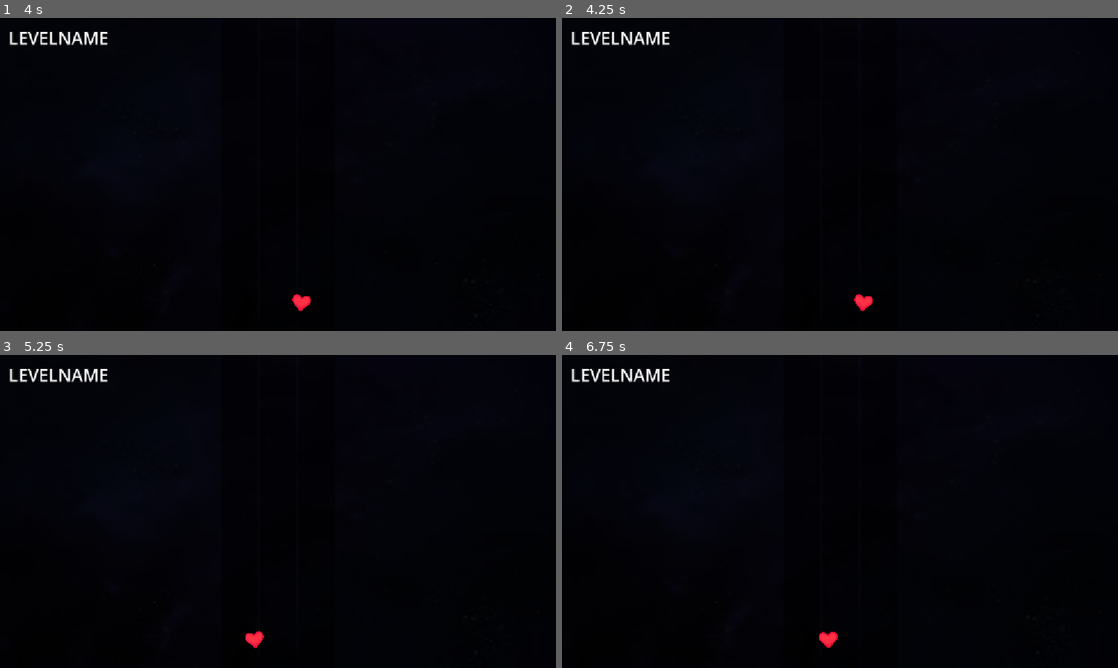
Above: before the commit, frames 1-4 (two rows, left to right).
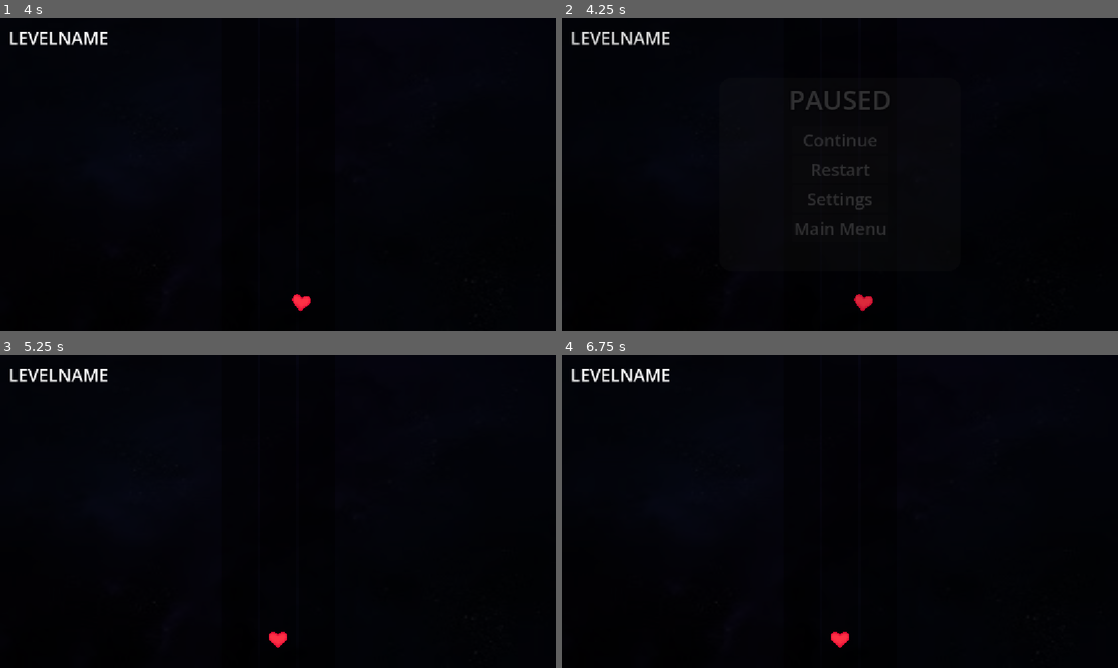
Above: after the commit, the same moments.

Repository: YugoJr/Prototype
Game: Godot game, scene res://scenes/main_scene.tscn
Same seed, same stepped clock (60 frames per second), same inputs: the game is played once before the commit and once after it. Sound files missing from this copy of the repository are replaced by a short silence.
Inputs (mouse positions are in pixels of both pictures, inside the frame that each line leads up to):
- Up to frame 1 (4 s): tap Enter at 0.5, 2, 3.5 s; move the mouse to (400, 158) at 0.52 s; tap C (noteC) at 0.6 s; tap Space at 1.25, 2.75 s; move the mouse to (166, 190) at 1.27 s; hold Shift (shiftLEFT) 1.28-2.03 s; tap D (noteD) at 1.35 s; move the mouse to (333, 105) at 2.02 s; tap E (noteE) at 2.1 s; move the mouse to (250, 237) at 2.77 s; tap F (noteF) at 2.85 s; move the mouse to (444, 221) at 3.52 s; hold Shift (shiftLEFT) from 3.53 s (still down); tap I (noteI) at 3.6 s
- Up to frame 2 (4.25 s): keep holding Shift (shiftLEFT); tap Escape (escape) at 4.15 s
- Up to frame 3 (5.25 s): release Shift (shiftLEFT) at 4.25 s; click (278, 505) at 4.25 s, where only the run after the commit has a clickable "Restart"; tap Space at 5 s; move the mouse to (111, 464) at 5.02 s; hold Shift (shiftLEFT) from 5.03 s (still down); tap J (noteJ) at 5.1 s
- Up to frame 4 (6.75 s): move the mouse to (867, 511) at 5.77 s; tap K (noteK) at 5.85 s; move the mouse to (756, 433) at 6.52 s; release Shift (shiftLEFT) at 6.53 s; tap M (noteM) at 6.6 s

Frame 1 is identical in both runs. In frame 2, 1.5% of the frame differs, in the area x 1-59%, y 4-94%; in frame 3, 0.2%; in frame 4, 0.2%.
Error before the commit: Cannot call method 'set_trans' on a null value. (res://scenes/main_scene.gd:11)

Commit message:
added pause

Diff:
--- a/project.godot
+++ b/project.godot
@@ -19,6 +19,7 @@
 [autoload]
 
 global="*uid://cig7shvqnd7hl"
+Fade="uid://dwy5ihqyhtcfv"
 
 [display]
 
@@ -102,6 +103,11 @@
 "events": [Object(InputEventKey,"resource_local_to_scene":false,"resource_name":"","device":-1,"window_id":0,"alt_press …(195 unchanged characters)…
 ]
 }
+restart={
+"deadzone": 0.2,
+"events": [Object(InputEventKey,"resource_local_to_scene":false,"resource_name":"","device":-1,"window_id":0,"alt_pressed":false,"shift_pressed":false,"ctrl_pressed":false,"meta_pressed":false,"pressed":false,"keycode":0,"physical_keycode":96,"key_label":0,"unicode":96,"location":0,"echo":false,"script":null)
+]
+}
 
 [physics]
 
--- /dev/null
+++ b/scenes/fade.tscn
@@ -0,0 +1,26 @@
+[gd_scene format=3 uid="uid://dwy5ihqyhtcfv"]
+
+[sub_resource type="StyleBoxFlat" id="StyleBoxFlat_gv43q"]
+bg_color = Color(0, 0, 0, 1)
+
+[node name="fade" type="Control" unique_id=20099342]
+process_mode = 3
+process_priority = 1
+process_physics_priority = 1
+visible = false
+layout_mode = 3
+anchors_preset = 15
+anchor_right = 1.0
+anchor_bottom = 1.0
+grow_horizontal = 2
+grow_vertical = 2
+
+[node name="Panel" type="Panel" parent="." unique_id=435561593]
+process_mode = 3
+layout_mode = 1
+anchors_preset = 15
+anchor_right = 1.0
+anchor_bottom = 1.0
+grow_horizontal = 2
+grow_vertical = 2
+theme_override_styles/panel = SubResource("StyleBoxFlat_gv43q")
--- a/scenes/intro.tscn
+++ b/scenes/intro.tscn
@@ -2,7 +2,7 @@
 
 [sub_resource type="StyleBoxFlat" id="StyleBoxFlat_sjfbp"]
 bg_color = Color(0, 0, 0, 0.76862746)
-corner_radius_top_left = 15
+corner_radius_top_left = 16
 corner_radius_top_right = 15
 corner_radius_bottom_right = 15
 corner_radius_bottom_left = 15
@@ -22,16 +22,16 @@
 anchor_top = 0.5
 anchor_right = 0.5
 anchor_bottom = 0.5
-offset_left = -150.0
-offset_top = -150.0
-offset_right = 150.0
-offset_bottom = 150.0
+offset_left = -250.0
+offset_top = -250.0
+offset_right = 250.0
+offset_bottom = 250.0
 grow_horizontal = 2
 grow_vertical = 2
 pivot_offset_ratio = Vector2(0.5, 0.5)
 theme_override_styles/panel = SubResource("StyleBoxFlat_sjfbp")
 
-[node name="Label" type="Label" parent="Panel" unique_id=144230747]
+[node name="levelName" type="Label" parent="Panel" unique_id=144230747]
 layout_mode = 1
 anchors_preset = 5
 anchor_left = 0.5
@@ -41,6 +41,37 @@
 offset_right = 102.0
 offset_bottom = 53.0
 grow_horizontal = 2
-theme_override_font_sizes/font_size = 34
+theme_override_font_sizes/font_size = 50
 text = "LEVEL NAME"
 horizontal_alignment = 1
+
+[node name="author" type="Label" parent="Panel" unique_id=2130791130]
+layout_mode = 1
+anchors_preset = 5
+anchor_left = 0.5
+anchor_right = 0.5
+offset_left = -111.0
+offset_top = 81.0
+offset_right = 111.0
+offset_bottom = 117.0
+grow_horizontal = 2
+theme_override_font_sizes/font_size = 26
+text = "By AUTHORNAME"
+
+[node name="difficulty" type="Label" parent="Panel" unique_id=523293095]
+layout_mode = 1
+anchors_preset = 8
+anchor_left = 0.5
+anchor_top = 0.5
+anchor_right = 0.5
+anchor_bottom = 0.5
+offset_left = -20.0
+offset_top = -113.0
+offset_right = 20.0
+offset_bottom = -90.0
+grow_horizontal = 2
+grow_vertical = 2
+theme_override_font_sizes/font_size = 37
+text = "Hard"
+horizontal_alignment = 1
+vertical_alignment = 1
--- a/scenes/main_scene.gd
+++ b/scenes/main_scene.gd
@@ -8,5 +8,6 @@
 			tween.kill()
 		tween = create_tween()
 		tween.set_pause_mode(Tween.TWEEN_PAUSE_PROCESS)
+		$canvasNodes/canvasPause/pause.visible = true
 		tween.tween_property($canvasNodes/canvasPause/pause, "modulate:a", 1.0, 0.3).set_trans(Tween.TRANS_SINE)
 		get_tree().paused = true
--- a/scenes/main_scene.tscn
+++ b/scenes/main_scene.tscn
@@ -3,7 +3,10 @@
 [ext_resource type="Script" uid="uid://drbg31nof32yd" path="res://scenes/main_scene.gd" id="1_gubc5"]
 [ext_resource type="PackedScene" uid="uid://cs0y42wbyedqp" path="res://scenes/player.tscn" id="1_pw63i"]
 [ext_resource type="PackedScene" uid="uid://bnpkfp3pi4wix" path="res://scenes/main_ui.tscn" id="1_w2twt"]
+[ext_resource type="PackedScene" uid="uid://byabdedvlwdah" path="res://scenes/pause.tscn" id="2_pu3yx"]
 [ext_resource type="AudioStream" uid="uid://dl1wyo3sht1tv" path="res://assets/music/level1.mp3" id="3_7ykc4"]
+[ext_resource type="PackedScene" uid="uid://dwy5ihqyhtcfv" path="res://scenes/fade.tscn" id="4_rt2n2"]
+[ext_resource type="Script" uid="uid://cx62t34ow22j2" path="res://scripts/fade.gd" id="5_c16ls"]
 
 [node name="mainScene" type="Node2D" unique_id=1723682673]
 script = ExtResource("1_gubc5")
@@ -18,6 +21,16 @@
 z_as_relative = false
 metadata/_edit_use_anchors_ = true
 
+[node name="canvasPause" type="CanvasLayer" parent="canvasNodes" unique_id=1107112137]
+
+[node name="pause" parent="canvasNodes/canvasPause" unique_id=1922036458 instance=ExtResource("2_pu3yx")]
+modulate = Color(1, 1, 1, 0)
+
+[node name="fade" parent="canvasNodes/canvasPause" unique_id=20099342 instance=ExtResource("4_rt2n2")]
+self_modulate = Color(1, 1, 1, 0)
+mouse_filter = 2
+script = ExtResource("5_c16ls")
+
 [node name="player" parent="." unique_id=210516738 instance=ExtResource("1_pw63i")]
 position = Vector2(576, 591)
 
--- a/scenes/pause.tscn
+++ b/scenes/pause.tscn
@@ -1,4 +1,6 @@
 [gd_scene format=3 uid="uid://byabdedvlwdah"]
+
+[ext_resource type="Script" uid="uid://ciws70a257kp6" path="res://scripts/pause.gd" id="1_f1d2v"]
 
 [sub_resource type="StyleBoxFlat" id="StyleBoxFlat_m68o1"]
 bg_color = Color(0, 0, 0, 0.78431374)
@@ -11,13 +13,14 @@
 corner_radius_bottom_left = 25
 
 [node name="pause" type="Control" unique_id=1922036458]
-process_mode = 2
+process_mode = 3
 layout_mode = 3
 anchors_preset = 15
 anchor_right = 1.0
 anchor_bottom = 1.0
 grow_horizontal = 2
 grow_vertical = 2
+script = ExtResource("1_f1d2v")
 
 [node name="Panel" type="Panel" parent="." unique_id=690436003]
 layout_mode = 1
@@ -83,7 +86,7 @@
 theme_override_font_sizes/font_size = 35
 text = "Continue"
 
-[node name="Button2" type="Button" parent="Panel/Panel/VBoxContainer" unique_id=1805754947]
+[node name="restart" type="Button" parent="Panel/Panel/VBoxContainer" unique_id=1805754947]
 layout_mode = 2
 theme_override_font_sizes/font_size = 35
 text = "Restart"
@@ -99,3 +102,4 @@
 text = "Main Menu"
 
 [connection signal="pressed" from="Panel/Panel/VBoxContainer/continue" to="." method="_on_continue_pressed"]
+[connection signal="pressed" from="Panel/Panel/VBoxContainer/restart" to="." method="_on_restart_pressed"]
--- /dev/null
+++ b/scripts/fade.gd
@@ -0,0 +1,32 @@
+extends Control
+
+var tween: Tween
+
+func _ready() -> void:
+	# 1. Start invisible so there is no flash
+	# If you want it to fade OUT on start, keep these,
+	# but ensure the Inspector value for alpha is also 0.
+	if self.modulate.a > 0:
+		start_fade_out()
+
+func start_fade_out() -> void:
+	if tween: tween.kill()
+	tween = create_tween()
+	tween.tween_property(self, "modulate:a", 0.0, 0.3).set_trans(Tween.TRANS_SINE)
+	tween.finished.connect(func(): self.visible = false)
+
+func restart():
+	self.visible = true
+	# Ensure it's transparent before we start the "fade to white"
+	self.modulate.a = 0
+
+	if tween: tween.kill()
+	tween = create_tween()
+
+	# Fade TO white
+	tween.tween_property(self, "modulate:a", 1.0, 0.3).set_trans(Tween.TRANS_SINE)
+
+	# Reload after the fade is done
+	tween.finished.connect(func():
+		get_tree().reload_current_scene()
+	)
--- a/scripts/global.gd
+++ b/scripts/global.gd
@@ -11,3 +11,17 @@
 func _ready() -> void:
 	viewportSize = get_viewport_rect().size
 	centerViewport = viewportSize / 2
+
+var tween: Tween
+
+func fade_and_pause(target_node: CanvasItem, to_alpha: float, duration: float) -> void:
+	if tween:
+		tween.kill()
+		if to_alpha > 0:
+			target_node.visible = true
+			target_node.process_mode = Node.PROCESS_MODE_ALWAYS
+
+		tween = create_tween()
+		tween.set_pause_mode(Tween.TWEEN_PAUSE_PROCESS)
+
+		tween.tween_property(target_node, "modulate:a", to_alpha, duration).set_trans(Tween.TRANS_SINE)
--- /dev/null
+++ b/scripts/pause.gd
@@ -0,0 +1,33 @@
+extends Control
+
+var tween: Tween
+
+func _input(event: InputEvent) -> void:
+	if event.is_action_pressed("escape"):
+		if get_tree().paused:
+			unpause_sequence()
+
+func unpause_sequence() -> void:
+	if tween:
+		tween.kill()
+
+	tween = create_tween()
+	tween.set_pause_mode(Tween.TWEEN_PAUSE_PROCESS)
+	tween.tween_property(self, "modulate:a", 0.0, 0.3).set_trans(Tween.TRANS_SINE)
+	tween.finished.connect(func():
+		self.visible = false
+		get_tree().paused = false
+		tween = null
+	)
+
+func restartLevel():
+	$"../fade".restart()
+
+
+func _on_continue_pressed() -> void:
+	if get_tree().paused and not tween:
+		unpause_sequence()
+
+
+func _on_restart_pressed() -> void:
+	restartLevel()
--- a/scripts/player.gd
+++ b/scripts/player.gd
@@ -1,10 +1,10 @@
 extends Area2D
 
-func _physics_process(delta: float) -> void:
+func _physics_process(_delta: float) -> void:
 	var mouseX = get_global_mouse_position().x
 	var mouseRatio = clamp(mouseX / global.viewportSize.x, 0.0, 1.0)
 	var boxLeft = global.centerViewport.x - 80
 	var boxRight = global.centerViewport.x + 80
 	var targetX = lerp(boxLeft, boxRight, mouseRatio)
-	position.x = lerp(position.x, targetX, 1)
+	position.x = lerp(position.x, targetX, 0.9)
 	rotation = (position.x - global.centerViewport.x) / 360
Not shown, added: scripts/fade.gd.uid
Not shown, added: scripts/pause.gd.uid
